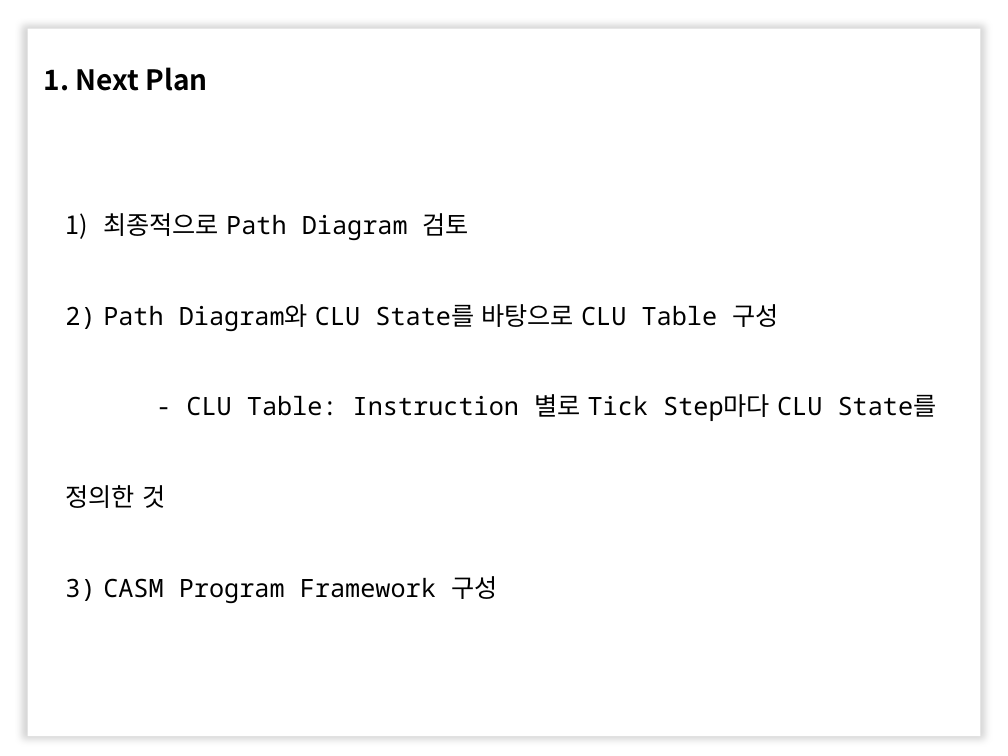
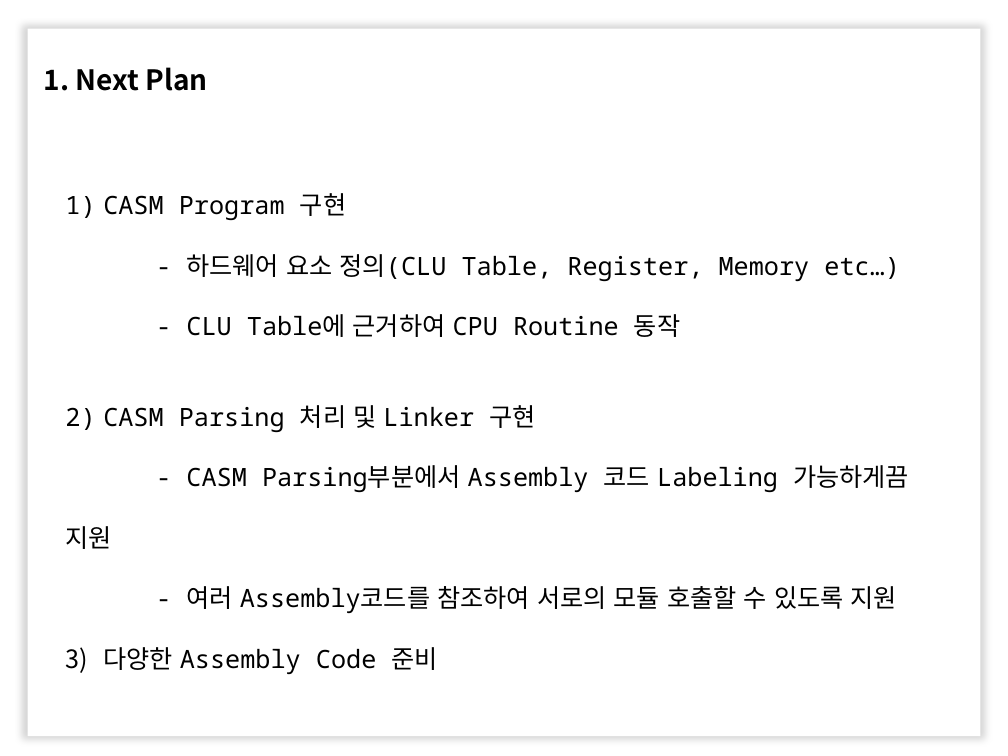
Before and after one commit to eldora/CASM, a slide deck: slide 40 of GradPortfolio.pptx. Drawn at 1008x756 pixels with LibreOffice and Linux fonts; fonts in the diff are those of the drawing; background and template pictures are left out. Boxes give left, top, right and bottom in pixels: in the first picture for what was removed or moved away, otherwise in the second. Text is boxed around its words. In the diff, an @@ line names an element or a change of style, - is before the commit and + after.

```diff
--- a/GradPortfolio.pptx
+++ b/GradPortfolio.pptx
@@ text at (65,193,909,674): text changed @@
-1) 최종적으로 Path Diagram 검토
-2) Path Diagram와 CLU State를 바탕으로 CLU Table 구성
-- CLU Table: Instruction 별로 Tick Step마다 CLU State를 정의한 것
-3) CASM Program Framework 구성
+1) CASM Program 구현
+- 하드웨어 요소 정의(CLU Table, Register, Memory etc…)
+- CLU Table에 근거하여 CPU Routine 동작
+2) CASM Parsing 처리 및 Linker 구현
+- CASM Parsing부분에서 Assembly 코드 Labeling 가능하게끔 지원
+- 여러 Assembly코드를 참조하여 서로의 모듈 호출할 수 있도록 지원
+3) 다양한 Assembly Code 준비
```
Also in this commit, not shown: 15 other slides changed, 5 other files.
